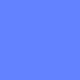
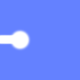
Layers edited between the first and the second 80×80 image:
added layer "Dead End" in group "Pattern" over [0, 29, 31, 51]
